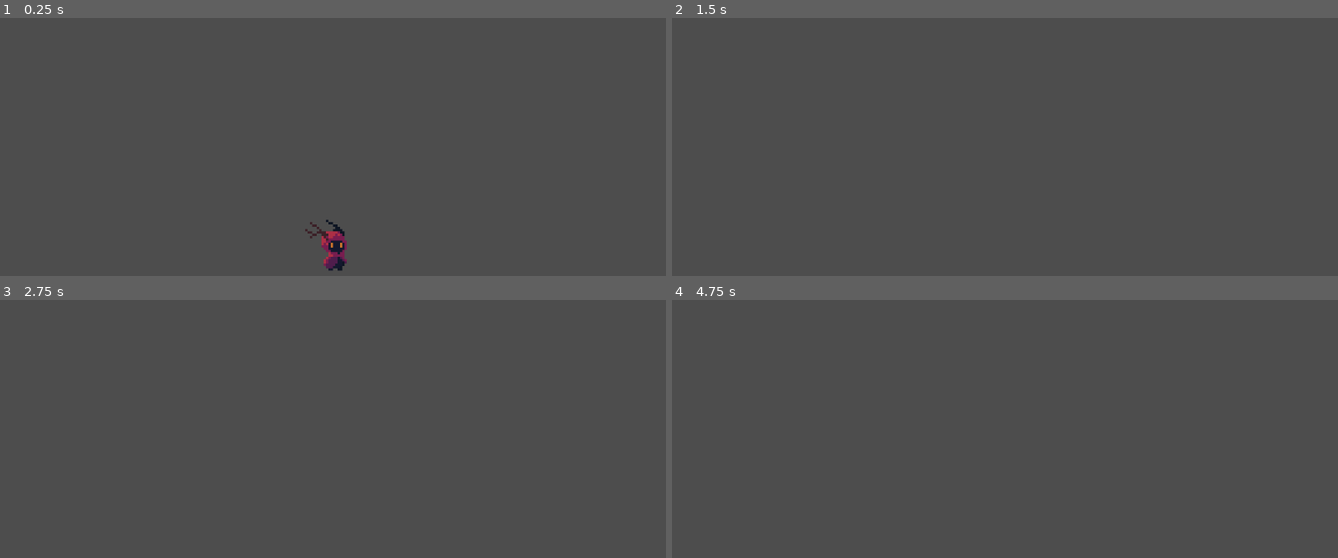
Above: before the commit, frames 1-4 (two rows, left to right).
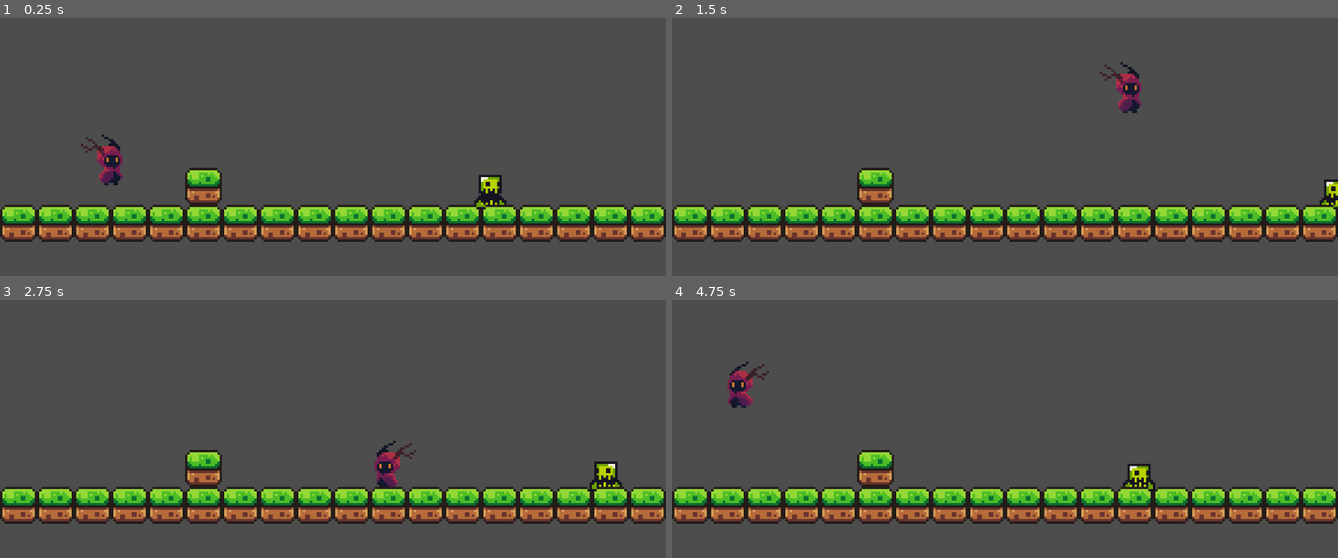
Above: after the commit, the same moments.

Repository: akshaymirza/Demode
Game: Godot game, scene res://Scene/Game.tscn
Two runs of this game, one before a commit and one after it. Both use one fixed random seed, a clock stepped at 60 frames per second and the inputs below.
Inputs:
- Up to frame 1 (0.25 s): no input
- Up to frame 2 (1.5 s): tap Enter (ui_accept) at 0.5, 0.6 s; hold Right (ui_right) from 0.53 s (still down); tap Space (jump, bound only after the commit) at 0.77, 0.8, 1.07, 1.35 s
- Up to frame 3 (2.75 s): tap Space (jump, bound only after the commit) at 1.52, 1.82, 2.3 s; tap Enter (ui_accept) at 1.55, 2.1 s; release Right (ui_right) at 2.03 s; hold Left (ui_left) from 2.03 s (still down)
- Up to frame 4 (4.75 s): release Left (ui_left) at 2.78 s; hold Right (ui_right) 2.78-4.28 s; tap Enter (ui_accept) at 2.85, 4.35 s; tap Space (jump, bound only after the commit) at 3.02, 3.32, 3.6, 3.77, 4.07, 4.52 s; hold Left (ui_left) from 4.28 s (still down)

The runs differ from the first frame. In frame 1, 16% of the frame differs, in the area x 0-100%, y 45-99%; in frame 2, 15%; in frame 3, 15%; in frame 4, 15%.

Commit message:
0.02
penyempurnaan gerakan char, penambahan slime, kill zone

Diff:
--- a/Scene/Game.tscn
+++ b/Scene/Game.tscn
@@ -1,13 +1,168 @@
-[gd_scene load_steps=2 format=3 uid="uid://ddsgtfaff1vs6"]
+[gd_scene load_steps=8 format=3 uid="uid://ddsgtfaff1vs6"]
 
 [ext_resource type="PackedScene" uid="uid://th2851o63ajl" path="res://Scene/Player.tscn" id="1_6igcf"]
+[ext_resource type="PackedScene" uid="uid://xih08kv0701h" path="res://Scene/Slime.tscn" id="2_u6khg"]
+[ext_resource type="Texture2D" uid="uid://c1c0demmxefdb" path="res://Asset/sprites/world_tileset.png" id="3_ou18a"]
+[ext_resource type="PackedScene" uid="uid://dgow17u48n42o" path="res://Scene/killzone.tscn" id="4_mopgc"]
+
+[sub_resource type="TileSetAtlasSource" id="TileSetAtlasSource_mopgc"]
+texture = ExtResource("3_ou18a")
+0:0/0 = 0
+0:0/0/physics_layer_0/polygon_0/points = PackedVector2Array(-8, -8, 8, -8, 8, 8, -8, 8)
+1:0/0 = 0
+1:0/0/physics_layer_0/polygon_0/points = PackedVector2Array(-8, -8, 8, -8, 8, 8, -8, 8)
+2:0/0 = 0
+3:0/0 = 0
+4:0/0 = 0
+5:0/0 = 0
+6:0/0 = 0
+7:0/0 = 0
+8:0/0 = 0
+9:0/0 = 0
+10:0/0 = 0
+11:0/0 = 0
+0:1/0 = 0
+1:1/0 = 0
+2:1/0 = 0
+3:1/0 = 0
+4:1/0 = 0
+5:1/0 = 0
+6:1/0 = 0
+7:1/0 = 0
+8:1/0 = 0
+9:1/0 = 0
+10:1/0 = 0
+11:1/0 = 0
+0:2/0 = 0
+1:2/0 = 0
+2:2/0 = 0
+3:2/0 = 0
+4:2/0 = 0
+5:2/0 = 0
+6:2/0 = 0
+7:2/0 = 0
+8:2/0 = 0
+9:2/0 = 0
+10:2/0 = 0
+11:2/0 = 0
+0:3/0 = 0
+1:3/0 = 0
+2:3/0 = 0
+5:3/0 = 0
+6:3/0 = 0
+7:3/0 = 0
+8:3/0 = 0
+9:3/0 = 0
+0:4/0 = 0
+1:4/0 = 0
+2:4/0 = 0
+3:4/0 = 0
+4:4/0 = 0
+5:4/0 = 0
+6:4/0 = 0
+7:4/0 = 0
+8:4/0 = 0
+9:4/0 = 0
+0:5/0 = 0
+1:5/0 = 0
+2:5/0 = 0
+3:5/0 = 0
+4:5/0 = 0
+5:5/0 = 0
+6:5/0 = 0
+7:5/0 = 0
+8:5/0 = 0
+1:6/0 = 0
+2:6/0 = 0
+3:6/0 = 0
+4:6/0 = 0
+5:6/0 = 0
+6:6/0 = 0
+7:6/0 = 0
+8:6/0 = 0
+0:7/0 = 0
+1:7/0 = 0
+3:7/0 = 0
+5:7/0 = 0
+6:7/0 = 0
+7:7/0 = 0
+8:7/0 = 0
+0:8/0 = 0
+1:8/0 = 0
+2:8/0 = 0
+3:8/0 = 0
+4:8/0 = 0
+5:8/0 = 0
+6:8/0 = 0
+7:8/0 = 0
+8:8/0 = 0
+0:9/0 = 0
+1:9/0 = 0
+2:9/0 = 0
+3:9/0 = 0
+4:9/0 = 0
+5:9/0 = 0
+6:9/0 = 0
+7:9/0 = 0
+0:10/0 = 0
+1:10/0 = 0
+2:10/0 = 0
+3:10/0 = 0
+4:10/0 = 0
+6:10/0 = 0
+0:11/0 = 0
+1:11/0 = 0
+2:11/0 = 0
+3:11/0 = 0
+4:11/0 = 0
+5:11/0 = 0
+0:12/0 = 0
+1:12/0 = 0
+2:12/0 = 0
+3:12/0 = 0
+4:12/0 = 0
+0:13/0 = 0
+1:13/0 = 0
+2:13/0 = 0
+3:13/0 = 0
+4:13/0 = 0
+5:13/0 = 0
+0:14/0 = 0
+1:14/0 = 0
+2:14/0 = 0
+3:14/0 = 0
+4:14/0 = 0
+0:15/0 = 0
+1:15/0 = 0
+2:15/0 = 0
+3:15/0 = 0
+
+[sub_resource type="TileSet" id="TileSet_ivtx6"]
+physics_layer_0/collision_layer = 1
+sources/0 = SubResource("TileSetAtlasSource_mopgc")
+
+[sub_resource type="WorldBoundaryShape2D" id="WorldBoundaryShape2D_ivtx6"]
 
 [node name="level 1" type="Node2D"]
 
 [node name="CharacterBody2D" parent="." instance=ExtResource("1_6igcf")]
-position = Vector2(-1, 0)
+position = Vector2(-98, -37)
 
 [node name="Camera2D" type="Camera2D" parent="."]
 zoom = Vector2(4, 4)
 
 [node name="StaticBody2D" type="StaticBody2D" parent="Camera2D"]
+
+[node name="slime" parent="." instance=ExtResource("2_u6khg")]
+position = Vector2(53, 2)
+
+[node name="TileMap" type="TileMap" parent="."]
+tile_set = SubResource("TileSet_ivtx6")
+format = 2
+layer_0/tile_data = PackedInt32Array(65532, 0, 0, 65533, 0, 0, 65534, 0, 0, 65535, 0, 0, 0, 0, 0, 1, 0, 0, 2, 0, 0, 3, 0, 0, 4, 0, 0, 5, 0, 0, 6, 0, 0, 7, 0, 0, 8, 0, 0, 9, 0, 0, 10, 0, 0, 11, 0, 0, -65525, 0, 0, -4, 0, 0, 65526, 0, 0, 65527, 0, 0, 65528, 0, 0, 65529, 0, 0, 65530, 0, 0, 65531, 0, 0, -10, 0, 0)
+
+[node name="killzone" parent="." instance=ExtResource("4_mopgc")]
+
+[node name="CollisionShape2D" type="CollisionShape2D" parent="killzone"]
+position = Vector2(17, 82)
+shape = SubResource("WorldBoundaryShape2D_ivtx6")
--- /dev/null
+++ b/Scene/Healthbar.tscn
@@ -0,0 +1,51 @@
+[gd_scene load_steps=6 format=3 uid="uid://d0mscejncln7g"]
+
+[ext_resource type="Script" uid="uid://b4cah2lcvfh5h" path="res://Script/healthbar.gd" id="1_8sm8r"]
+
+[sub_resource type="StyleBoxEmpty" id="StyleBoxEmpty_bntyt"]
+
+[sub_resource type="StyleBoxFlat" id="StyleBoxFlat_kq12h"]
+bg_color = Color(0.78039217, 0, 0, 1)
+
+[sub_resource type="StyleBoxFlat" id="StyleBoxFlat_pqopw"]
+bg_color = Color(0, 0, 0, 1)
+expand_margin_left = 1.0
+expand_margin_top = 1.0
+expand_margin_right = 1.0
+expand_margin_bottom = 1.0
+shadow_color = Color(0, 0, 0, 0.27450982)
+shadow_offset = Vector2(0, 1)
+
+[sub_resource type="StyleBoxFlat" id="StyleBoxFlat_a15ve"]
+bg_color = Color(1, 1, 1, 1)
+
+[node name="Healthbar" type="ProgressBar"]
+z_index = 1
+offset_left = -34.0
+offset_top = -6.0
+offset_right = 67.0
+offset_bottom = 7.0
+theme_override_styles/background = SubResource("StyleBoxEmpty_bntyt")
+theme_override_styles/fill = SubResource("StyleBoxFlat_kq12h")
+value = 60.0
+show_percentage = false
+script = ExtResource("1_8sm8r")
+
+[node name="Damagebar" type="ProgressBar" parent="."]
+z_index = -1
+layout_mode = 1
+anchors_preset = 15
+anchor_right = 1.0
+anchor_bottom = 1.0
+grow_horizontal = 2
+grow_vertical = 2
+theme_override_styles/background = SubResource("StyleBoxFlat_pqopw")
+theme_override_styles/fill = SubResource("StyleBoxFlat_a15ve")
+value = 80.0
+show_percentage = false
+
+[node name="Timer" type="Timer" parent="."]
+wait_time = 0.4
+one_shot = true
+
+[connection signal="timeout" from="Timer" to="." method="_on_timer_timeout"]
--- a/Scene/Player.tscn
+++ b/Scene/Player.tscn
@@ -519,6 +519,7 @@
 radius = 6.0
 
 [node name="player" type="CharacterBody2D"]
+position = Vector2(-1, 0)
 script = ExtResource("1_3eeal")
 
 [node name="AnimatedSprite2D" type="AnimatedSprite2D" parent="."]
--- /dev/null
+++ b/Scene/Slime.tscn
@@ -0,0 +1,57 @@
+[gd_scene load_steps=8 format=3 uid="uid://xih08kv0701h"]
+
+[ext_resource type="Script" uid="uid://bevqed1erjv3o" path="res://Script/Slime.gd" id="1_24dpw"]
+[ext_resource type="Texture2D" uid="uid://diqjdjjo4di0a" path="res://Asset/sprites/slime_green.png" id="1_vtyw1"]
+
+[sub_resource type="AtlasTexture" id="AtlasTexture_annkd"]
+atlas = ExtResource("1_vtyw1")
+region = Rect2(0, 24, 24, 24)
+
+[sub_resource type="AtlasTexture" id="AtlasTexture_da4w4"]
+atlas = ExtResource("1_vtyw1")
+region = Rect2(24, 24, 24, 24)
+
+[sub_resource type="AtlasTexture" id="AtlasTexture_mhy8x"]
+atlas = ExtResource("1_vtyw1")
+region = Rect2(48, 24, 24, 24)
+
+[sub_resource type="AtlasTexture" id="AtlasTexture_5lvdg"]
+atlas = ExtResource("1_vtyw1")
+region = Rect2(72, 24, 24, 24)
+
+[sub_resource type="SpriteFrames" id="SpriteFrames_utarf"]
+animations = [{
+"frames": [{
+"duration": 1.0,
+"texture": SubResource("AtlasTexture_annkd")
+}, {
+"duration": 1.0,
+"texture": SubResource("AtlasTexture_da4w4")
+}, {
+"duration": 1.0,
+"texture": SubResource("AtlasTexture_mhy8x")
+}, {
+"duration": 1.0,
+"texture": SubResource("AtlasTexture_5lvdg")
+}],
+"loop": true,
+"name": &"Idle",
+"speed": 10.0
+}]
+
+[node name="Slime" type="Node2D"]
+script = ExtResource("1_24dpw")
+
+[node name="animatedsprite2d" type="AnimatedSprite2D" parent="."]
+position = Vector2(0, -12)
+sprite_frames = SubResource("SpriteFrames_utarf")
+animation = &"Idle"
+autoplay = "Idle"
+
+[node name="RayCastright" type="RayCast2D" parent="."]
+position = Vector2(0, -5)
+target_position = Vector2(8, 0)
+
+[node name="RayCastleft" type="RayCast2D" parent="."]
+position = Vector2(0, -5)
+target_position = Vector2(-8, 0)
--- /dev/null
+++ b/Scene/killzone.tscn
@@ -0,0 +1,12 @@
+[gd_scene load_steps=2 format=3 uid="uid://dgow17u48n42o"]
+
+[ext_resource type="Script" uid="uid://brqxw0otjpk2u" path="res://Script/killzone.gd" id="1_d0lq1"]
+
+[node name="killzone" type="Area2D"]
+script = ExtResource("1_d0lq1")
+
+[node name="Timer" type="Timer" parent="."]
+wait_time = 0.6
+
+[connection signal="body_entered" from="." to="." method="_on_body_entered"]
+[connection signal="timeout" from="Timer" to="." method="_on_timer_timeout"]
--- /dev/null
+++ b/Script/Slime.gd
@@ -0,0 +1,19 @@
+extends Node2D
+
+const SPEED = 60
+var direction = 1
+
+@onready var ray_cast_right = $RayCastright
+@onready var ray_cast_left = $RayCastleft
+@onready var animatedsprite = $animatedsprite2d
+
+func _process(delta):
+	if ray_cast_right.is_colliding():
+		direction = -1
+		animatedsprite.flip_h = true
+
+	if ray_cast_left.is_colliding():
+		direction = 1
+		animatedsprite.flip_h = false
+
+	position.x += direction * SPEED * delta
--- /dev/null
+++ b/Script/killzone.gd
@@ -0,0 +1,12 @@
+extends Area2D
+
+@onready var timer = $Timer
+
+func _on_body_entered(body) :
+	print("you died")
+	timer.start()
+
+
+
+func _on_timer_timeout():\
+	get_tree().reload_current_scene()
--- a/Script/player.gd
+++ b/Script/player.gd
@@ -1,9 +1,10 @@
 extends CharacterBody2D
 
 
-const SPEED = 300.0
+const SPEED = 180.0
 const JUMP_VELOCITY = -400.0
 
+@onready var animatedsprite = $AnimatedSprite2D
 
 func _physics_process(delta: float) -> void:
 	# Add the gravity.
@@ -11,12 +12,20 @@
 		velocity += get_gravity() * delta
 
 	# Handle jump.
-	if Input.is_action_just_pressed("ui_accept") and is_on_floor():
+	if Input.is_action_just_pressed("jump") and is_on_floor():
 		velocity.y = JUMP_VELOCITY
 
 	# Get the input direction and handle the movement/deceleration.
 	# As good practice, you should replace UI actions with custom gameplay actions.
-	var direction := Input.get_axis("ui_left", "ui_right")
+	var direction := Input.get_axis("move_left", "move_right")
+
+	#flip
+	if direction > 0:
+		animatedsprite.flip_h = false
+	elif direction < 0:
+		animatedsprite.flip_h = true
+
+
 	if direction:
 		velocity.x = direction * SPEED
 	else:
--- a/project.godot
+++ b/project.godot
@@ -15,6 +15,26 @@
 config/features=PackedStringArray("4.5", "GL Compatibility")
 config/icon="res://icon.svg"
 
+[input]
+
+jump={
+"deadzone": 0.5,
+"events": [Object(InputEventKey,"resource_local_to_scene":false,"resource_name":"","device":-1,"window_id":0,"alt_pressed":false,"shift_pressed":false,"ctrl_pressed":false,"meta_pressed":false,"pressed":false,"keycode":0,"physical_keycode":32,"key_label":0,"unicode":32,"location":0,"echo":false,"script":null)
+]
+}
+move_left={
+"deadzone": 0.5,
+"events": [Object(InputEventKey,"resource_local_to_scene":false,"resource_name":"","device":-1,"window_id":0,"alt_pressed":false,"shift_pressed":false,"ctrl_pressed":false,"meta_pressed":false,"pressed":false,"keycode":0,"physical_keycode":65,"key_label":0,"unicode":97,"location":0,"echo":false,"script":null)
+, Object(InputEventKey,"resource_local_to_scene":false,"resource_name":"","device":-1,"window_id":0,"alt_pressed":false,"shift_pressed":false,"ctrl_pressed":false,"meta_pressed":false,"pressed":false,"keycode":0,"physical_keycode":4194319,"key_label":0,"unicode":0,"location":0,"echo":false,"script":null)
+]
+}
+move_right={
+"deadzone": 0.5,
+"events": [Object(InputEventKey,"resource_local_to_scene":false,"resource_name":"","device":-1,"window_id":0,"alt_pressed":false,"shift_pressed":false,"ctrl_pressed":false,"meta_pressed":false,"pressed":false,"keycode":0,"physical_keycode":68,"key_label":0,"unicode":100,"location":0,"echo":false,"script":null)
+, Object(InputEventKey,"resource_local_to_scene":false,"resource_name":"","device":-1,"window_id":0,"alt_pressed":false,"shift_pressed":false,"ctrl_pressed":false,"meta_pressed":false,"pressed":false,"keycode":0,"physical_keycode":4194321,"key_label":0,"unicode":0,"location":0,"echo":false,"script":null)
+]
+}
+
 [rendering]
 
 textures/canvas_textures/default_texture_filter=0
Not shown, added: Script/Slime.gd.uid
Not shown, added: Script/killzone.gd.uid
